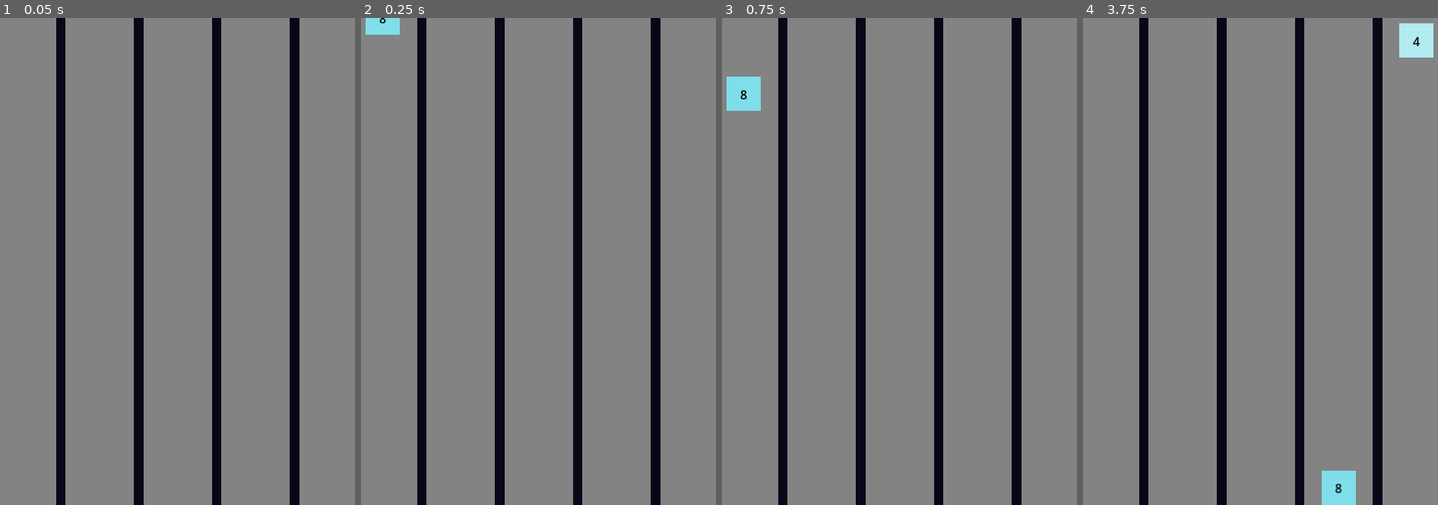
Above: before the commit, frames 1-4 (left to right).
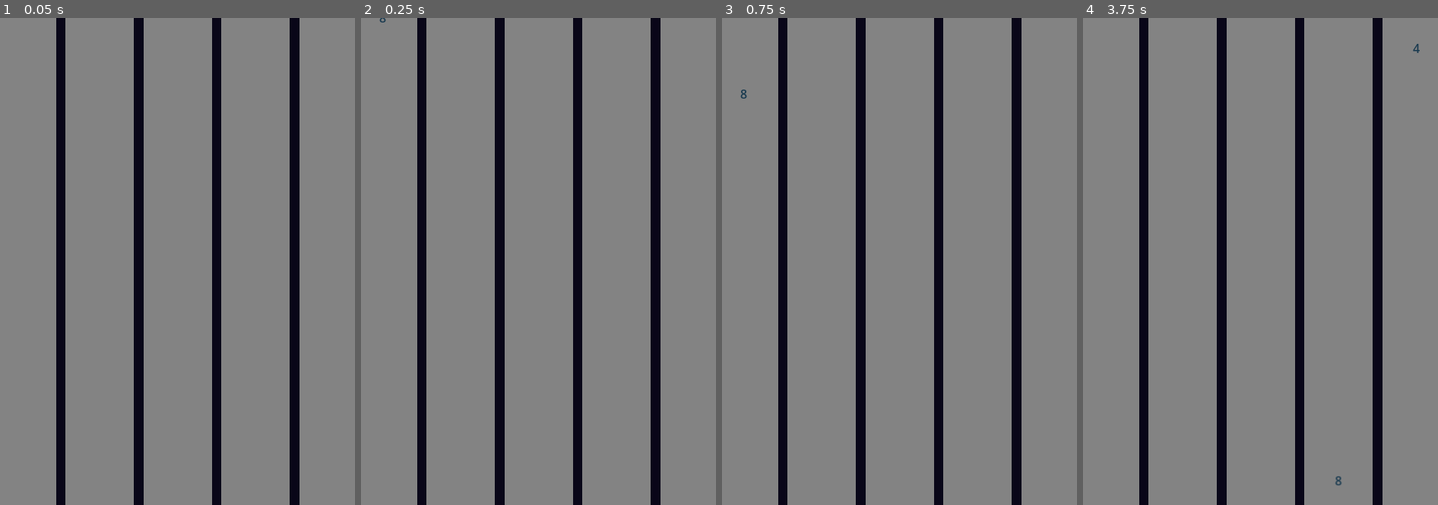
Above: after the commit, the same moments.

Repository: ogzcode/godot-2048-game
Game: Godot game, scene res://main.tscn
Two runs of this game, one before a commit and one after it. Both use one fixed random seed, a clock stepped at 60 frames per second and the inputs below. The project has no main scene, so this scene is started directly.
Inputs (mouse positions are in pixels of both pictures, inside the frame that each line leads up to):
- Up to frame 1 (0.05 s): no input
- Up to frame 2 (0.25 s): no input
- Up to frame 3 (0.75 s): move the mouse to (743, 261) at 0.52 s; click (743, 261) at 0.67 s
- Up to frame 4 (3.75 s): move the mouse to (1182, 261) at 1.27 s; click (1182, 261) at 1.42 s; move the mouse to (1260, 261) at 2.02 s; click (1260, 261) at 2.17 s; move the mouse to (1338, 261) at 2.77 s; click (1338, 261) at 2.92 s; move the mouse to (1416, 261) at 3.52 s; click (1416, 261) at 3.67 s

Frame 1 is identical in both runs. In frame 2, 0.3% of the frame differs, in the area x 1-11%, y 0-4%; in frame 3, 0.7%; in frame 4, 1.4%, in the area x 67-99%, y 1-100%.

Commit message:
feat: Update block color handling and adjust scene properties for better visuals

Diff:
--- a/block.gd
+++ b/block.gd
@@ -10,19 +10,13 @@
 
 func update_block_color():
 	match value:
-		2: $Sprite2D.modulate = Color("e0f7fa")
-		4: $Sprite2D.modulate = Color("b2ebf2")
-		8: $Sprite2D.modulate = Color("80deea")
-		16: $Sprite2D.modulate = Color("4dd0e1")
-		32: $Sprite2D.modulate = Color("00bcd4")
-		64: $Sprite2D.modulate = Color("00acc1")
-		128: $Sprite2D.modulate = Color("0097a7")
-		256: $Sprite2D.modulate = Color("00838f")
-		512: $Sprite2D.modulate = Color("006064")
-		1024: $Sprite2D.modulate = Color("263238")
-		_: $Sprite2D.modulate = Color("ffffff")
+		2: $Sprite2D.texture = load("res://assets/blue.png")
+		4: $Sprite2D.texture = load("res://assets/green.png")
+		8: $Sprite2D.texture = load("res://assets/grey.png")
+		16: $Sprite2D.texture = load("res://assets/purple.png")
+		32: $Sprite2D.texture = load("res://assets/red.png")
+		64: $Sprite2D.texture = load("res://assets/yellow.png")
 
-# Called every frame. 'delta' is the elapsed time since the previous frame.
 func _process(delta: float) -> void:
 	velocity.y = falling_speed
 
--- a/block.tscn
+++ b/block.tscn
@@ -1,23 +1,24 @@
 [gd_scene load_steps=5 format=3 uid="uid://bped7psrq5mii"]
 
 [ext_resource type="Script" path="res://block.gd" id="1_5qvbu"]
-
-[sub_resource type="CanvasTexture" id="CanvasTexture_58gam"]
+[ext_resource type="Texture2D" uid="uid://dlv2gn71wi3tr" path="res://assets/blue.png" id="2_s055f"]
 
 [sub_resource type="RectangleShape2D" id="RectangleShape2D_4a4uo"]
-size = Vector2(45, 45)
+size = Vector2(63, 63)
 
 [sub_resource type="Theme" id="Theme_e8np6"]
 
 [node name="CharacterBody2D" type="CharacterBody2D"]
-position = Vector2(22.5, 22.5)
+position = Vector2(32, 32)
 script = ExtResource("1_5qvbu")
 
 [node name="Sprite2D" type="Sprite2D" parent="."]
-scale = Vector2(45, 45)
-texture = SubResource("CanvasTexture_58gam")
+texture_filter = 3
+scale = Vector2(2, 2)
+texture = ExtResource("2_s055f")
 
 [node name="CollisionShape2D" type="CollisionShape2D" parent="."]
+texture_filter = 1
 shape = SubResource("RectangleShape2D_4a4uo")
 
 [node name="Label" type="Label" parent="."]
@@ -26,13 +27,13 @@
 anchor_top = 0.5
 anchor_right = 0.5
 anchor_bottom = 0.5
-offset_left = -20.0
-offset_top = -11.5
-offset_right = 20.0
-offset_bottom = 11.5
+offset_left = -16.0
+offset_top = -16.0
+offset_right = 16.0
+offset_bottom = 16.0
 grow_horizontal = 2
 grow_vertical = 2
 theme = SubResource("Theme_e8np6")
-theme_override_colors/font_color = Color(0, 0, 0, 1)
+theme_override_colors/font_color = Color(0.0980963, 0.226537, 0.310028, 1)
 horizontal_alignment = 1
 vertical_alignment = 1
